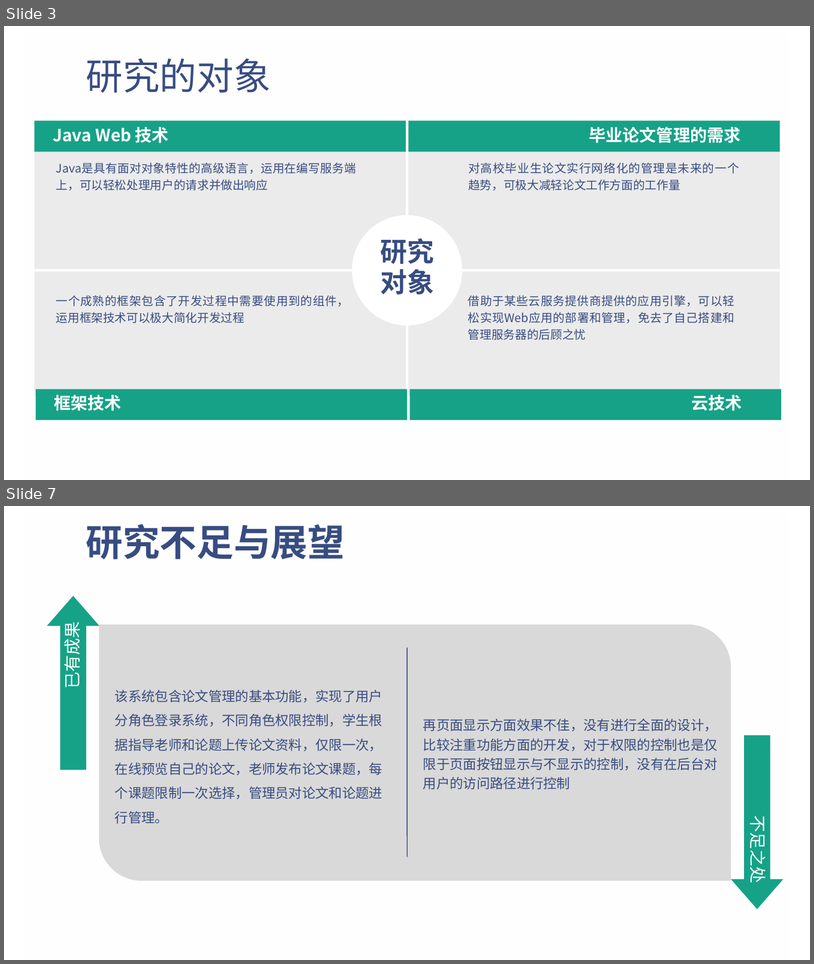
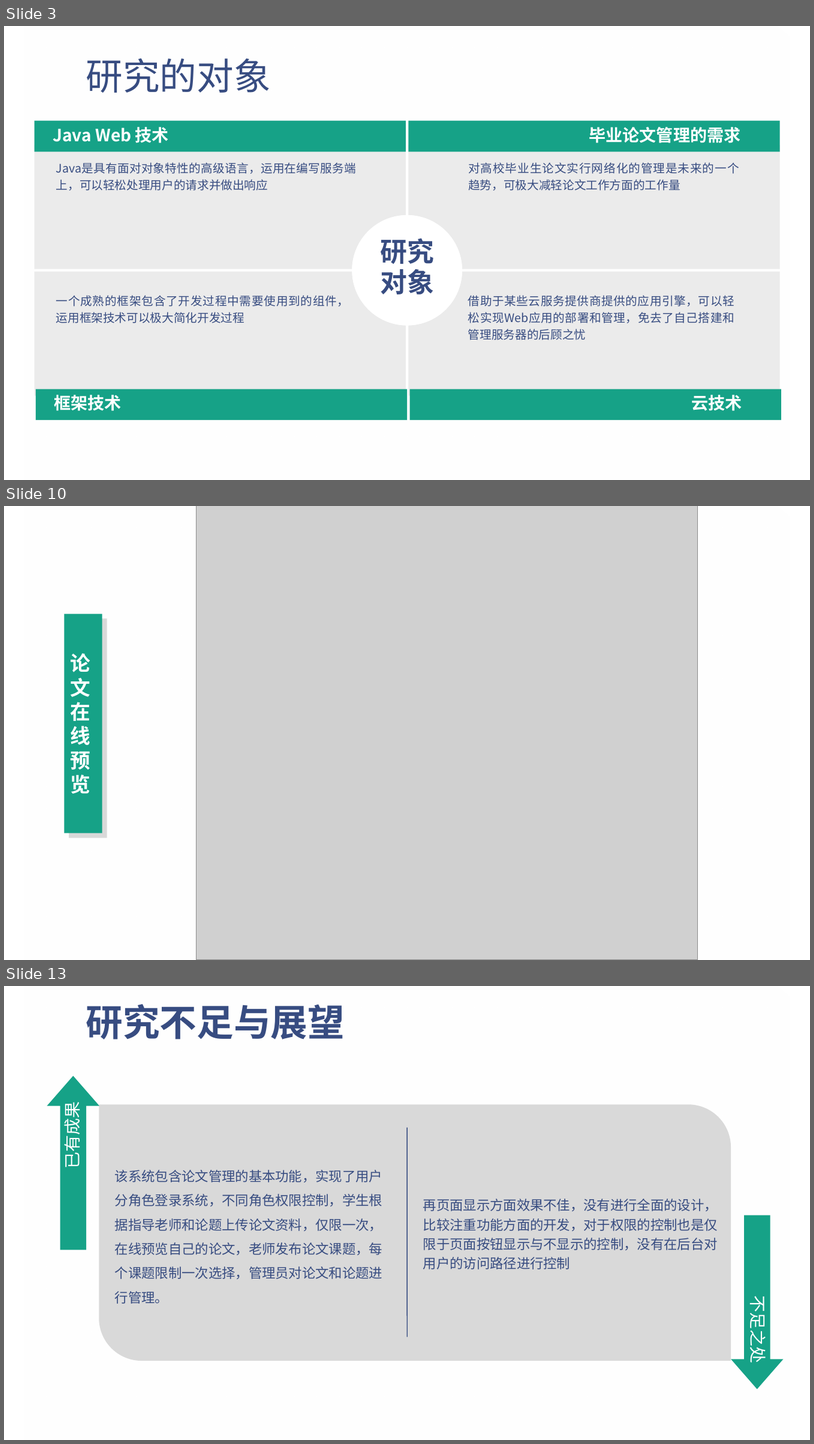
Before and after one commit to smallSand/files, a slide deck: doc/my/物理学论文网站的设计与实现.pptx. Shown one above the other, each under a label of ours: slides 3 and 7 before the commit, slides 3, 10 and 13 after it; the slides between them are not shown. The pictures are 814x964 and 814x1444 pixels, drawn with LibreOffice and Linux fonts; fonts in the diff are those of the drawing; grey boxes stand for pictures; background and template pictures are left out. Boxes give left, top, right and bottom in pixels: in the first picture for what was removed or moved away, otherwise in the second. Text is boxed around its words. In the diff, an @@ line names an element or a change of style, - is before the commit and + after.

```diff
--- a/doc/my/物理学论文网站的设计与实现.pptx
+++ b/doc/my/物理学论文网站的设计与实现.pptx
@@ slide 10 added at [4, 506, 810, 960], background picture (left out); not listed: 1 template element that a slide beside it also shows @@
@@ picture added at [197, 506, 698, 960] @@
@@ rectangle added at [65, 613, 102, 832], fill #16A287, 24 pt, text #FFFFFF, bold @@
+论文在线预览
@@ rectangle added at [69, 619, 107, 838], fill #D9D9D9 @@
@@ what was slide 7 is now slide 13 @@
```
Also in this commit, not shown: 3 slides changed, 5 other slides added.
